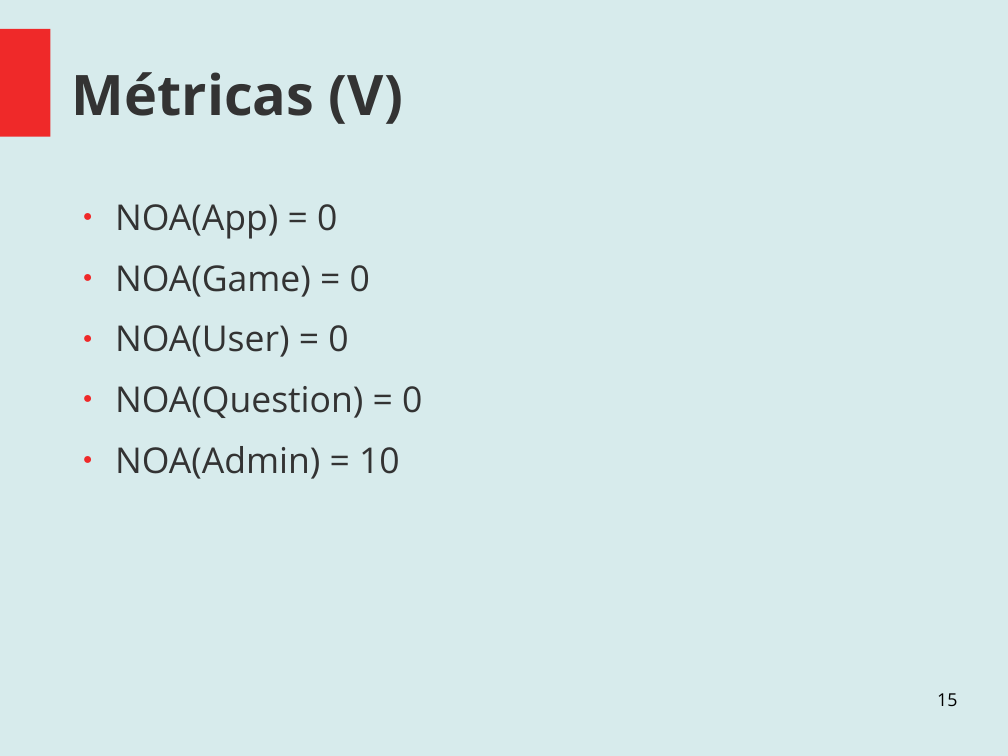
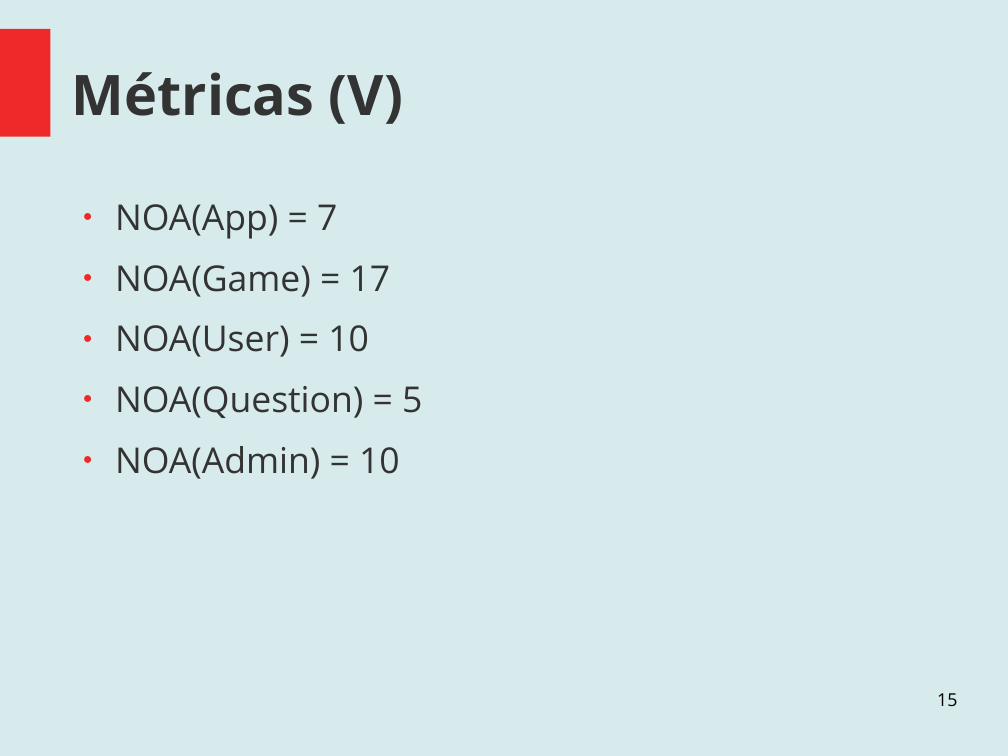
Before and after one commit to santiago-m/ProyectoAnalisisYDise-o, a slide deck: slide 15 of Documentation/Muestra de Avances.odp. Drawn at 1008x756 pixels with LibreOffice and Linux fonts; fonts in the diff are those of the drawing. Boxes give left, top, right and bottom in pixels: in the first picture for what was removed or moved away, otherwise in the second. Text is boxed around its words. In the diff, an @@ line names an element or a change of style, - is before the commit and + after.

```diff
--- a/Documentation/Muestra de Avances.odp
+++ b/Documentation/Muestra de Avances.odp
@@ text at bbox=[115, 204, 422, 418]: text changed @@
-● NOA(App) = 0
-● NOA(Game) = 0
-● NOA(User) = 0
-● NOA(Question) = 0
+● NOA(App) = 7
+● NOA(Game) = 17
+● NOA(User) = 10
+● NOA(Question) = 5
```
Also in this commit, not shown: 4 other slides changed.
